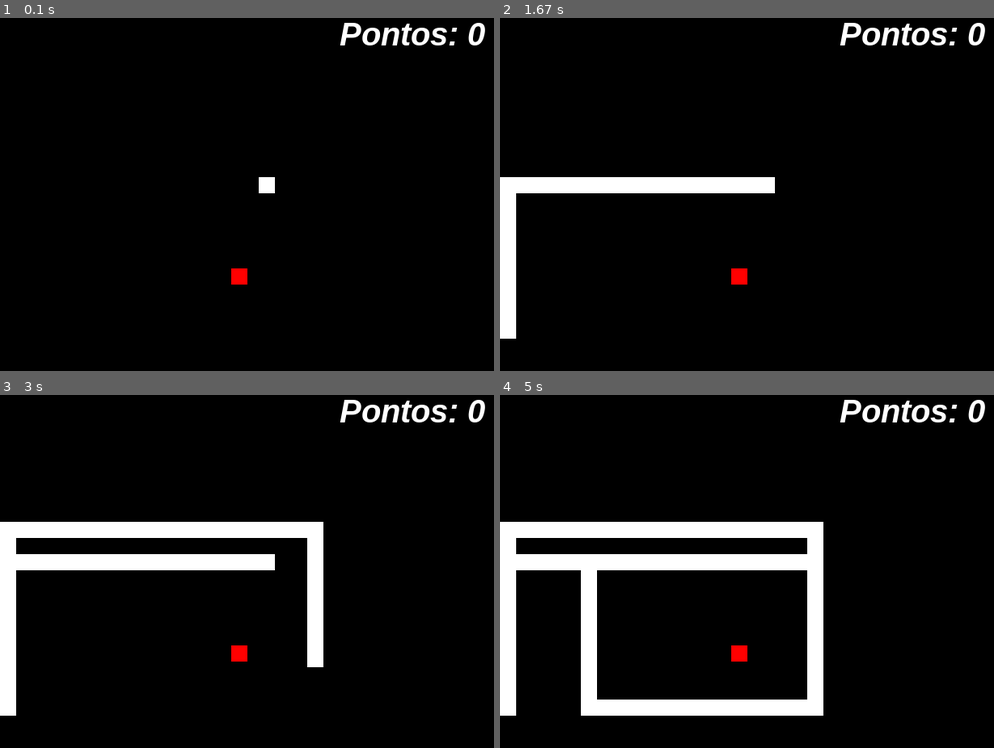
Above: before the commit, frames 1-4 (two rows, left to right).
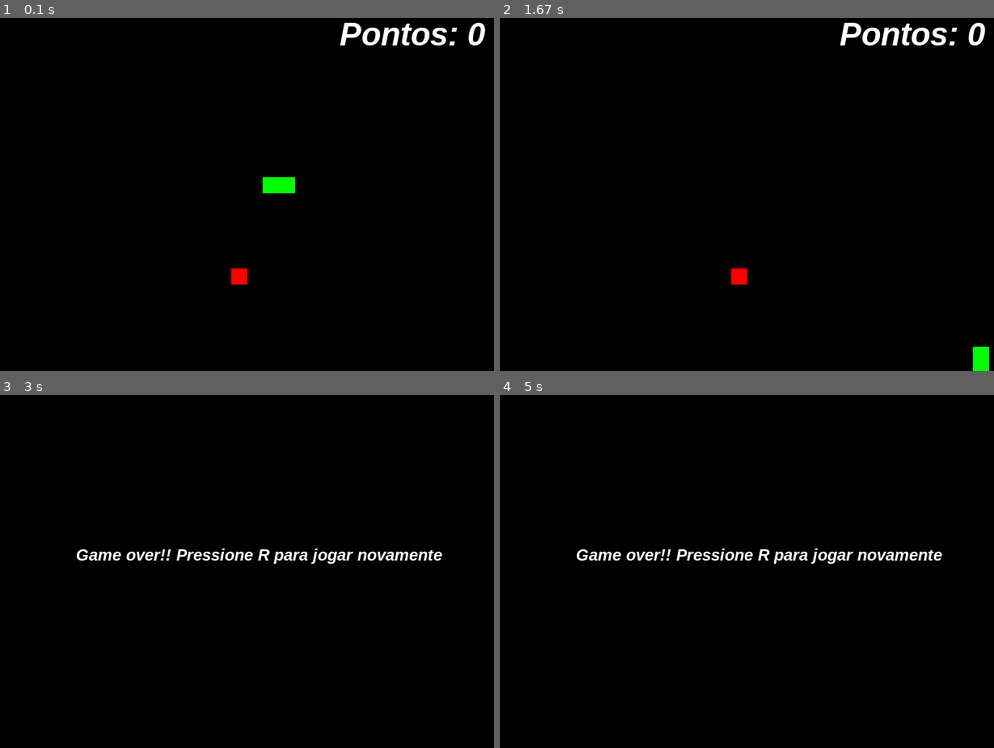
Above: after the commit, the same moments.

Repository: W1ndeck/Pygame
Game: pygame game, started from Jogo da cobrinha/testejogocobra.py
The game is run twice, just before and just after one commit, with the same random seed, the same clock (stepped at 60 frames per second) and the same inputs.
Inputs:
- Up to frame 1 (0.1 s): no input
- Up to frame 2 (1.67 s): hold A 0.33-0.87 s; hold S 0.9-1.2 s
- Up to frame 3 (3 s): hold W 1.67-2.03 s; hold D 2.07-2.7 s; hold S from 2.73 s (still down)
- Up to frame 4 (5 s): release S at 3.1 s; hold A 3.13-3.6 s; hold W 4.13-4.43 s; hold D 4.47-4.93 s

The runs differ from the first frame. In frame 1, 0.3% of the frame differs, in the area x 52-60%, y 45-50%; in frame 2, 4.1%; in frame 3, 9.7%; in frame 4, 14%, in the area x 0-99%, y 1-91%.

Commit message:
terminando o jogo

Diff:
--- a/Jogo da cobrinha/testejogocobra.py
+++ b/Jogo da cobrinha/testejogocobra.py
@@ -7,70 +7,148 @@
 pygame.init()
 
 pygame.mixer.music.set_volume(0.05)  # volume da musica
-musifundo = pygame.mixer.music.load(
-    "BoxCat Games - Battle (Special).mp3")  # define musica
+musifundo = pygame.mixer.music.load( "BoxCat Games - Battle (Special).mp3")  # define musica
 pygame.mixer.music.play(-1)  # o -1 define que é pra repetir a musica
 lifesound = pygame.mixer.Sound("smw_1-up.wav")  # barulho pra colisão
 
 larg = 640
 alt = 480
+
 xsnake = larg/2
 ysnake = alt/2
+
+velocidade = 5
+x_controle = velocidade
+y_controle = 0
+
 xapple = randint(40, 600)
 yapple = randint(50, 430)
+
 pontos = 0
+
+morreu = False
 
 fonte = pygame.font.SysFont("Arial", 40, True, True)
 
 tela = pygame.display.set_mode((larg, alt))
 pygame.display.set_caption("Joguinho Python")
 relogio = pygame.time.Clock()
-listasnake = []
+lista_cobra = []
+comprimento_inicial = 5
 
+def reiniciar_jogo():
+    global pontos, comprimento_inicial, xsnake, ysnake, xapple, yapple, lista_cobra, lista_cabeca, morreu
+    pontos = 0
+    comprimento_inicial = 5
+    xsnake = larg/2
+    ysnake = alt/2
+    xapple = randint(40, 600)
+    yapple = randint(50, 430)
+    lista_cobra = []
+    lista_cabeca = []
+    morreu = False
 
-def plusnake(listasnake):
-    for XeY in listasnake:
-        pygame.draw.rect(tela, (255, 255, 255), (XeY[0], XeY[1], 20, 20))
+def crescer_cobra(lista_cobra):  # leio cada x e Y q a cobra ja teve e desenho na tela
+    for XeY in lista_cobra:
+        pygame.draw.rect(tela, (0, 255, 0), (XeY[0], XeY[1], 20, 20))
 
 
 while True:
-    relogio.tick(30)
+
+    relogio.tick(60)
     tela.fill((0, 0, 0))
     mensagem = "Pontos: {}".format(pontos)
     texto_formatado = fonte.render(mensagem, True, (255, 255, 255))
+
     for event in pygame.event.get():
         if event.type == QUIT:
             pygame.quit()
             exit()
 
-    if pygame.key.get_pressed()[K_a]:
-        xsnake = xsnake - 20
+        elif event.type == KEYDOWN:
 
-    if pygame.key.get_pressed()[K_d]:
-        xsnake = xsnake + 20
+            if event.key == K_a:
+                if x_controle == velocidade:
+                    pass
+                else:
+                    x_controle = -velocidade
+                    y_controle = 0
+            elif event.key == K_d:
+                if x_controle == - velocidade:
+                    pass
+                else:
+                    x_controle = velocidade
+                    y_controle = 0
+            elif event.key == K_s:
+                if y_controle == - velocidade:
+                    pass
+                else:
+                    y_controle = velocidade
+                    x_controle = 0
+            elif event.key == K_w:
+                if y_controle ==  velocidade:
+                    pass
+                else:
+                    y_controle = -velocidade
+                    x_controle = 0
 
-    if pygame.key.get_pressed()[K_w]:
-        ysnake = ysnake - 20
+    # posição atual da cobra mais o ultimo comando, asism ela nunca para
+    xsnake += x_controle
+    ysnake += y_controle
 
-    if pygame.key.get_pressed()[K_s]:
-        ysnake = ysnake + 20
-
-    snake = pygame.draw.rect(tela, (255, 255, 255), (xsnake, ysnake, 20, 20))
+    snake = pygame.draw.rect(tela, (0, 255, 0), (xsnake, ysnake, 20, 20))
     apple = pygame.draw.rect(tela, (255, 0, 0), (xapple, yapple, 20, 20))
 
     if snake.colliderect(apple):
         xblue = randint(40, 600)
         yblue = randint(50, 430)
         pontos = pontos + 1
+        comprimento_inicial += 1
+        xapple = randint(40, 600)
+        yapple = randint(50, 430)
         lifesound.play()
 
-    listahead = []
-    listahead.append(xsnake)
-    listahead.append(ysnake)
+    lista_cabeca = []
+    # armazeno os valores atuais da cobra numa lista
+    lista_cabeca.append(xsnake)
+    lista_cabeca.append(ysnake)
+    lista_cobra.append(lista_cabeca)  # salvo essa lista numa matriz
 
-    listasnake.append(listahead)
+    if xsnake > larg:
+        xsnake = 0
+    if xsnake < 0:
+        xsnake = larg
+    if ysnake < 0:
+        xsnake = alt
+    if ysnake > alt:
+        xsnake = 0
 
-    plusnake(listasnake)
+    if lista_cobra.count(lista_cabeca) > 1:
+        mensagem2 = "Game over!! Pressione R para jogar novamente"
+        fonte2 = pygame.font.SysFont("Arial", 20, True, True)
+        texto_formatado2 = fonte2.render(mensagem2, True, (255, 255, 255))
+        ret_text = texto_formatado2.get_rect()
+        morreu = True
+
+        while morreu:
+            tela.fill((0,0,0))
+            for event in pygame.event.get():
+                if event.type == QUIT:
+                    pygame.quit()
+                    exit()
+                if event.type == KEYDOWN:
+                    if event.key == K_r:
+                        reiniciar_jogo()
+            ret_text.center = (larg//2, alt//2)
+            tela.blit(texto_formatado2, ret_text)
+            pygame.display.update()
+
+
+
+    if len(lista_cobra) > comprimento_inicial:
+        del lista_cobra[0]
+
+    crescer_cobra(lista_cobra)
 
     tela.blit(texto_formatado, (420, 40))
 
